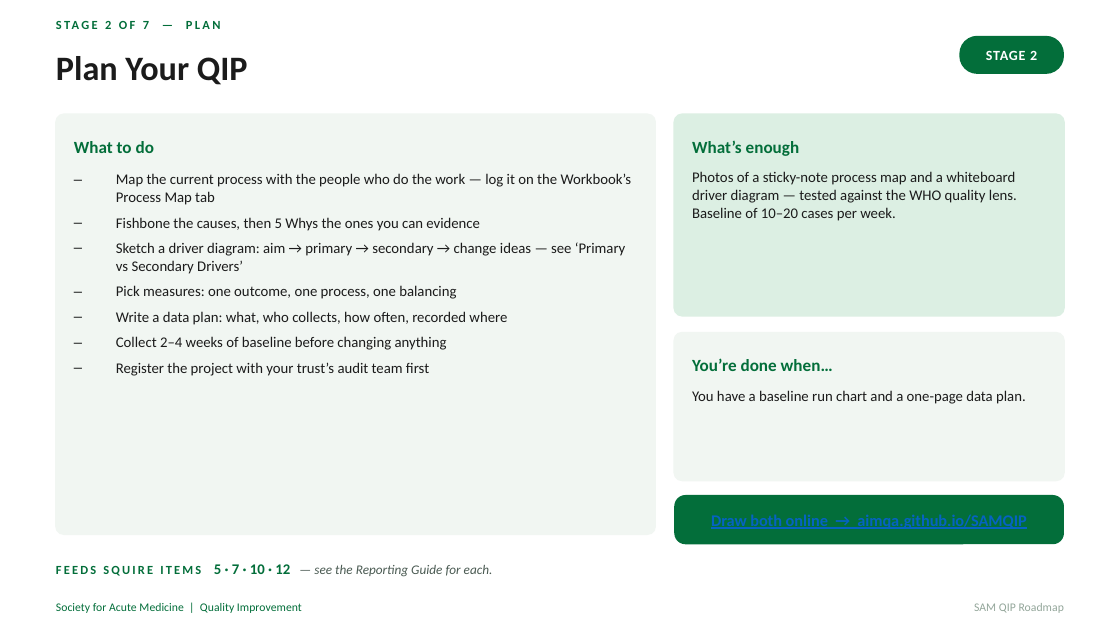
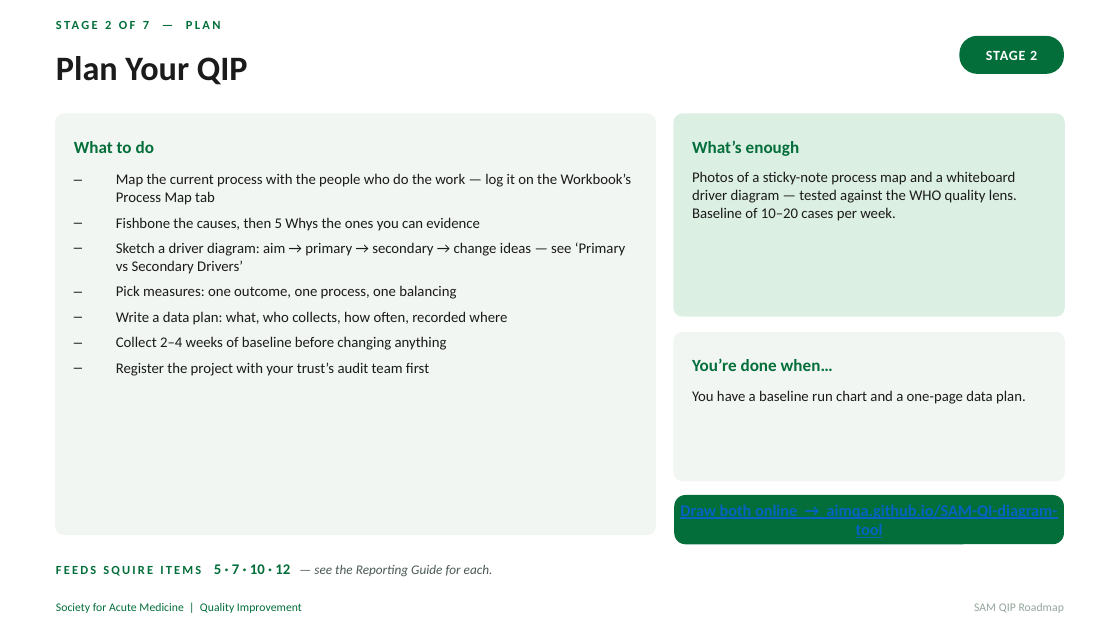
Before and after one commit to AIMQA/SAMQIP, a slide deck: slide 9 of SAM_QIP_Roadmap.pptx. Drawn at 1120x630 pixels with LibreOffice and Linux fonts; fonts in the diff are those of the drawing. Boxes give left, top, right and bottom in pixels: in the first picture for what was removed or moved away, otherwise in the second. Text is boxed around its words. In the diff, an @@ line names an element or a change of style, - is before the commit and + after.

```diff
--- a/SAM_QIP_Roadmap.pptx
+++ b/SAM_QIP_Roadmap.pptx
@@ text in rounded rectangle at <box>680,504,1058,538</box>: text changed @@
-Draw both online → aimqa.github.io/SAMQIP
+Draw both online → aimqa.github.io/SAM-QI-diagram-tool
```
Also in this commit, not shown: 3 other slides changed, 7 other files.
